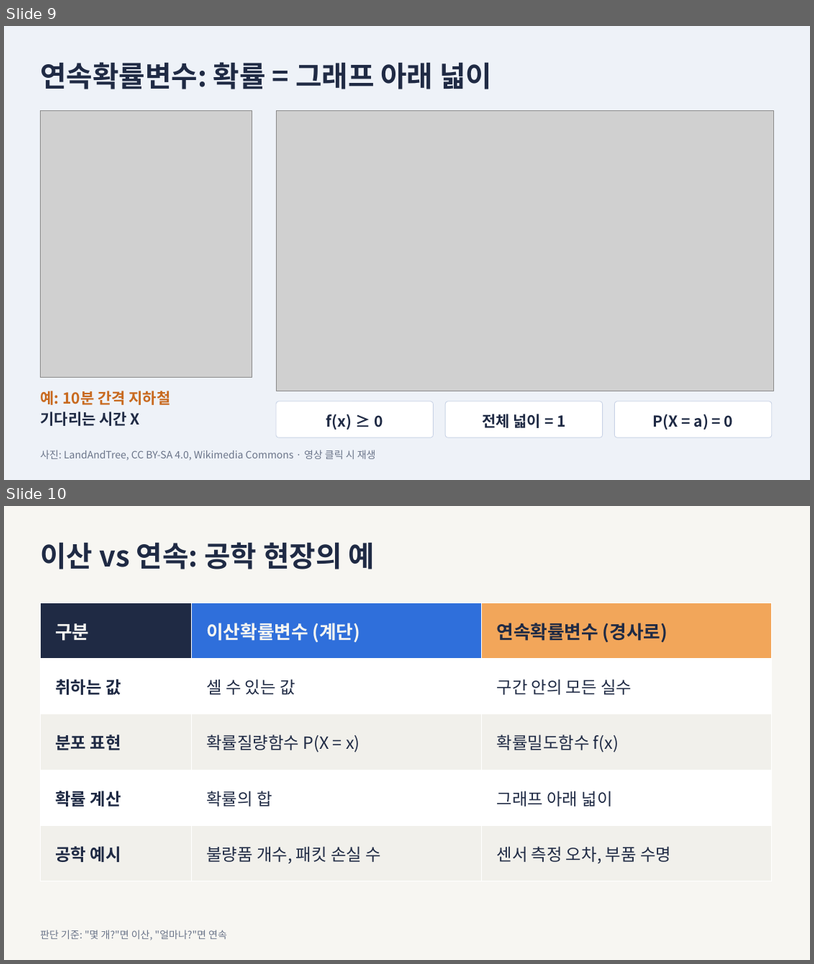
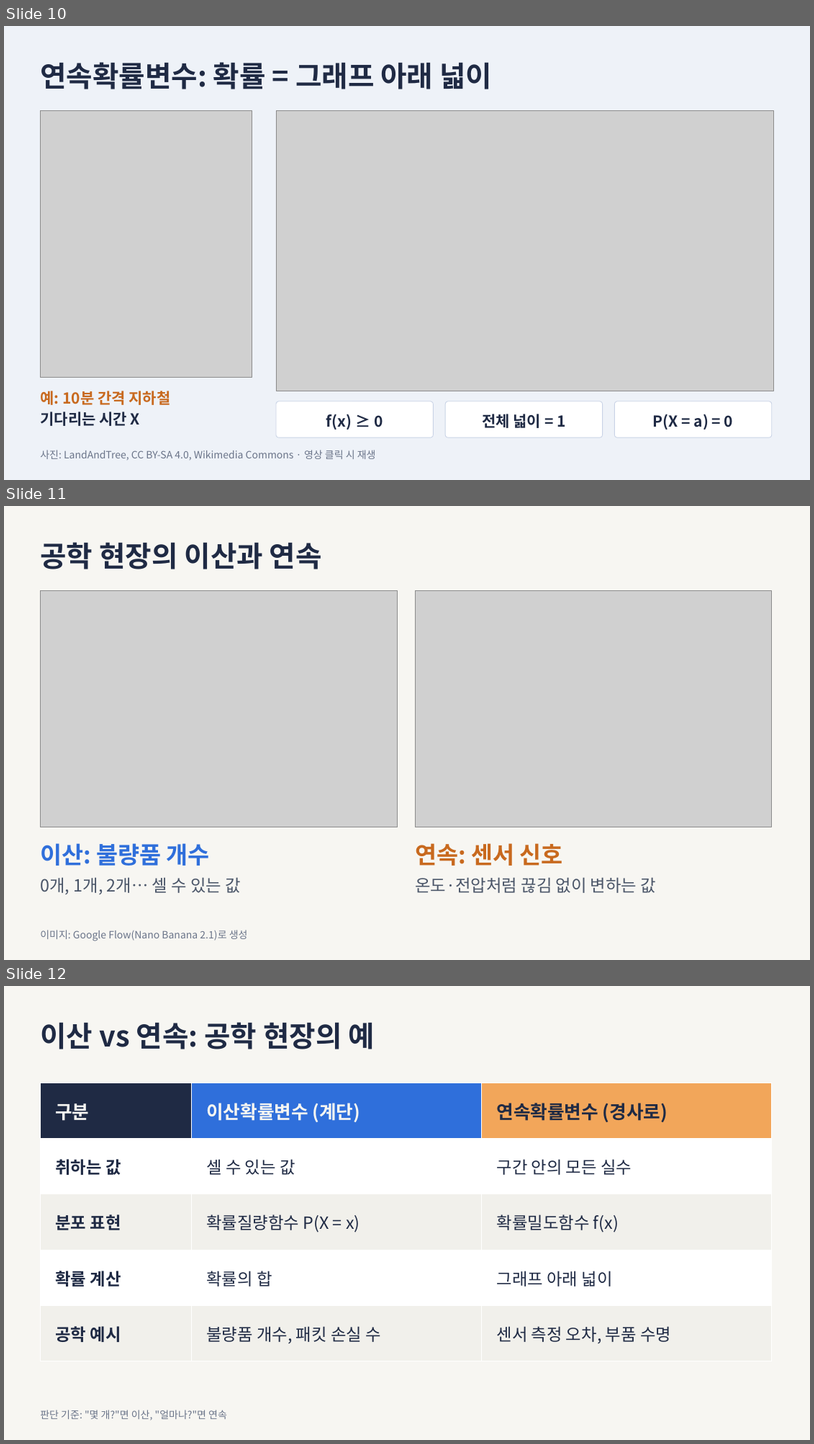
Before and after one commit to jeyoungpark12/prob-stats-lecture-slides, a slide deck: lectures/week01_도입/output/01_확률변수와_확률분포.pptx. Shown one above the other, each under a label of ours: slides 9 and 10 before the commit, slides 10, 11 and 12 after it. The pictures are 814x964 and 814x1444 pixels, drawn with LibreOffice and Linux fonts; fonts in the diff are those of the drawing; grey boxes stand for pictures. Boxes give left, top, right and bottom in pixels: in the first picture for what was removed or moved away, otherwise in the second. Text is boxed around its words. In the diff, an @@ line names an element or a change of style, - is before the commit and + after.

```diff
--- a/lectures/week01_도입/output/01_확률변수와_확률분포.pptx
+++ b/lectures/week01_도입/output/01_확률변수와_확률분포.pptx
@@ slide 11 added at box(4, 506, 810, 960), background #F7F6F2 @@
@@ text added at box(40, 542, 322, 569), 34 pt, text #1F2A44, bold @@
+공학 현장의 이산과 연속
@@ picture added at box(40, 591, 397, 826) @@
@@ picture added at box(415, 591, 772, 826) @@
@@ text added at box(40, 843, 210, 865), 28 pt, text #2F6FDB, bold @@
+이산: 불량품 개수
@@ text added at box(415, 843, 563, 865), 28 pt, text #C8691E, bold @@
+연속: 센서 신호
@@ text added at box(40, 877, 241, 894), 20 pt, text #4A5568 @@
+0개, 1개, 2개… 셀 수 있는 값
@@ text added at box(415, 877, 656, 893), 20 pt, text #4A5568 @@
+온도·전압처럼 끊김 없이 변하는 값
@@ text added at box(40, 929, 248, 941), 12 pt, text #6A7489 @@
+이미지: Google Flow(Nano Banana 2.1)로 생성
@@ what was slide 9 is now slide 10 @@
@@ what was slide 10 is now slide 12 @@
```
Also in this commit, not shown: 5 slides changed, 1 other slide added, 36 other files.
